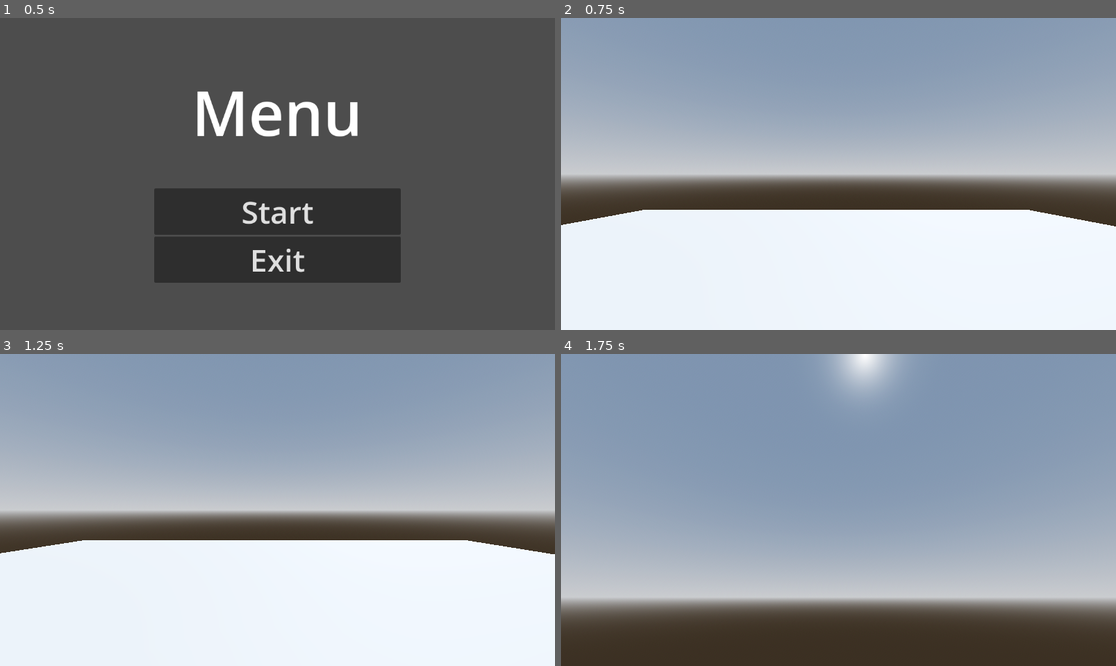
Above: before the commit, frames 1-4 (two rows, left to right).
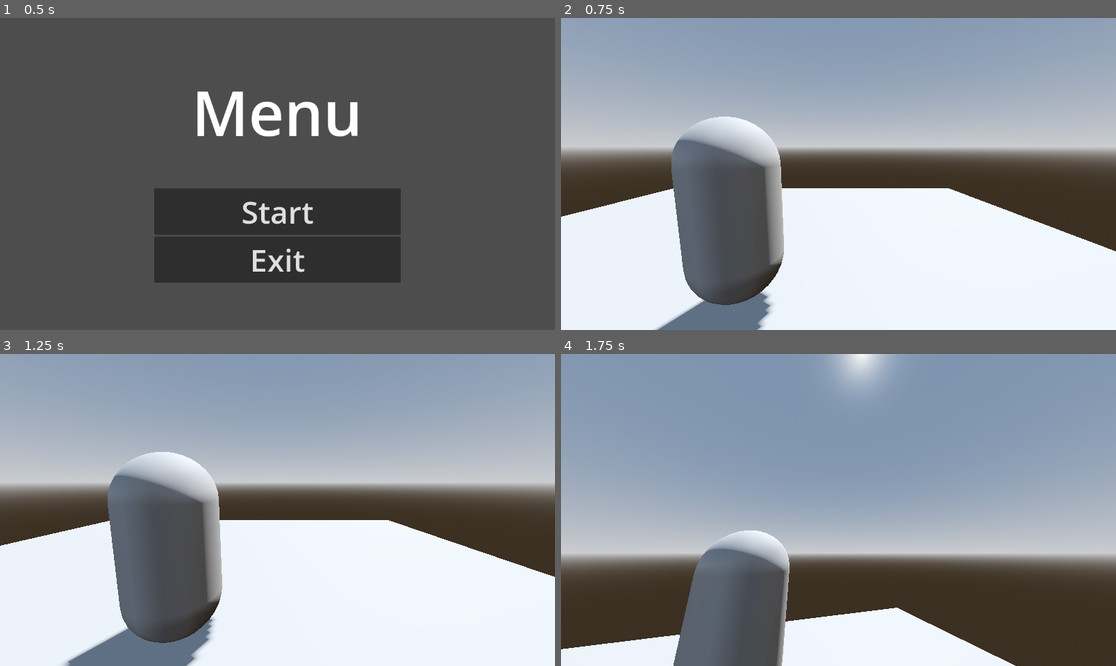
Above: after the commit, the same moments.

Repository: KamiNuke/the-ex-machina
Game: Godot game, scene res://src/states/menu.tscn
Same seed, same stepped clock (60 frames per second), same inputs: the game is played once before the commit and once after it.
Inputs (mouse positions are in pixels of both pictures, inside the frame that each line leads up to):
- Up to frame 1 (0.5 s): no input
- Up to frame 2 (0.75 s): click "Start" at 0.5 s
- Up to frame 3 (1.25 s): no input
- Up to frame 4 (1.75 s): tap Enter (ui_accept) at 1.25, 1.52 s; move the mouse to (866, 510) at 1.27 s; hold W (up) from 1.28 s (still down); hold Shift (shift, bound only after the commit) from 1.28 s (still down); tap Space (space, bound only after the commit) at 1.55 s

Frame 1 is identical in both runs. In frame 2, 27% of the frame differs, in the area x 0-100%, y 31-100%; in frame 3, 28%; in frame 4, 36%, in the area x 0-100%, y 55-100%.

Commit message:
camera update

Diff:
--- a/project.godot
+++ b/project.godot
@@ -50,6 +50,16 @@
 "events": [Object(InputEventKey,"resource_local_to_scene":false,"resource_name":"","device":-1,"window_id":0,"alt_press …(195 unchanged characters)…
 ]
 }
+shift={
+"deadzone": 0.2,
+"events": [Object(InputEventKey,"resource_local_to_scene":false,"resource_name":"","device":-1,"window_id":0,"alt_pressed":false,"shift_pressed":false,"ctrl_pressed":false,"meta_pressed":false,"pressed":false,"keycode":0,"physical_keycode":4194325,"key_label":0,"unicode":0,"location":0,"echo":false,"script":null)
+]
+}
+space={
+"deadzone": 0.2,
+"events": [Object(InputEventKey,"resource_local_to_scene":false,"resource_name":"","device":-1,"window_id":0,"alt_pressed":false,"shift_pressed":false,"ctrl_pressed":false,"meta_pressed":false,"pressed":false,"keycode":0,"physical_keycode":32,"key_label":0,"unicode":32,"location":0,"echo":false,"script":null)
+]
+}
 
 [rendering]
 
--- a/src/entities/player.gd
+++ b/src/entities/player.gd
@@ -1,18 +1,31 @@
 extends CharacterBody3D
 
+var speed
+const WALK_SPEED = 2.5
+const SPRINT_SPEED = 5.0
 
-const SPEED = 5.0
 const JUMP_VELOCITY = 4.5
 const SENSIVITY = 0.005
 
-@onready var head: Node3D = $head
+#sine wave part
+const BOB_FREQ = 1.4 #how often footsteps happen
+const BOB_AMP = 0.02 #how far camera will go
+var t_bob = 0.0 #don't touch
+
+#FOV
+const BASE_FOV = 75.0
+const CHANGE_FOV = 2.5
+
+@onready var head: Node3D = $"."
 @onready var camera: Camera3D = $head/Camera3D
 
 func _unhandled_input(event: InputEvent) -> void:
 	if event is InputEventMouseMotion and !Global.is_paused:
 		head.rotate_y(-event.relative.x * SENSIVITY)
 		camera.rotate_x(-event.relative.y * SENSIVITY)
-		camera.rotation.x = clamp(camera.rotation.x, deg_to_rad(-60), deg_to_rad(60))
+		const LIMIT_VIEW_DOWN = -25
+		const LIMIT_VIEW_UP = 35
+		camera.rotation.x = clamp(camera.rotation.x, deg_to_rad(LIMIT_VIEW_DOWN), deg_to_rad(LIMIT_VIEW_UP))
 
 func _physics_process(delta: float) -> void:
 	# Add the gravity.
@@ -20,18 +33,47 @@
 		velocity += get_gravity() * delta
 
 	# Handle jump.
-	if Input.is_action_just_pressed("ui_accept") and is_on_floor():
+	if Input.is_action_just_pressed("space") and is_on_floor():
 		velocity.y = JUMP_VELOCITY
+
+	# Handle sprint
+	if Input.is_action_pressed("shift"):
+		speed = SPRINT_SPEED
+	else:
+		speed = WALK_SPEED
 
 	# Get the input direction and handle the movement/deceleration.
 	# As good practice, you should replace UI actions with custom gameplay actions.
 	var input_dir := Input.get_vector("left", "right", "up", "down")
 	var direction := (head.transform.basis * Vector3(input_dir.x, 0, input_dir.y)).normalized()
-	if direction:
-		velocity.x = direction.x * SPEED
-		velocity.z = direction.z * SPEED
+
+	if is_on_floor():
+		if direction:
+			velocity.x = direction.x * speed
+			velocity.z = direction.z * speed
+		else:
+			velocity.x = lerp(velocity.x, direction.x * speed, delta * 7.0)
+			velocity.z = lerp(velocity.z, direction.z * speed, delta * 7.0)
 	else:
-		velocity.x = move_toward(velocity.x, 0, SPEED)
-		velocity.z = move_toward(velocity.z, 0, SPEED)
+		const CONTROL_IN_AIR = 1.0
+		velocity.x = lerp(velocity.x, direction.x * speed, delta * CONTROL_IN_AIR)
+		velocity.z = lerp(velocity.z, direction.z * speed, delta * CONTROL_IN_AIR)
+
+	#sine wave
+	t_bob += delta * velocity.length() * float(is_on_floor())
+	camera.transform.origin = headbob(t_bob)
+
+	# FOV
+	var velocity_clamped = clamp(velocity.length(), 0.5, SPRINT_SPEED * 2)
+	var target_fov = BASE_FOV + CHANGE_FOV * velocity_clamped
+	var covered_distance = delta * 8.0
+	camera.fov = lerp(camera.fov, target_fov, covered_distance)
 
 	move_and_slide()
+
+func headbob(time) -> Vector3:
+	var pos = Vector3.ZERO
+	pos.y = sin(time * BOB_FREQ) * BOB_AMP
+	pos.x = cos(time * BOB_FREQ / 2) * BOB_AMP
+
+	return pos
--- a/src/entities/player.tscn
+++ b/src/entities/player.tscn
@@ -17,5 +17,6 @@
 shape = SubResource("ConvexPolygonShape3D_2lfla")
 
 [node name="head" type="Node3D" parent="."]
+transform = Transform3D(1, 0, 0, 0, 0.99043, 0.138015, 0, -0.138015, 0.99043, 1.12083, 0.695985, 2.0913)
 
 [node name="Camera3D" type="Camera3D" parent="head"]
